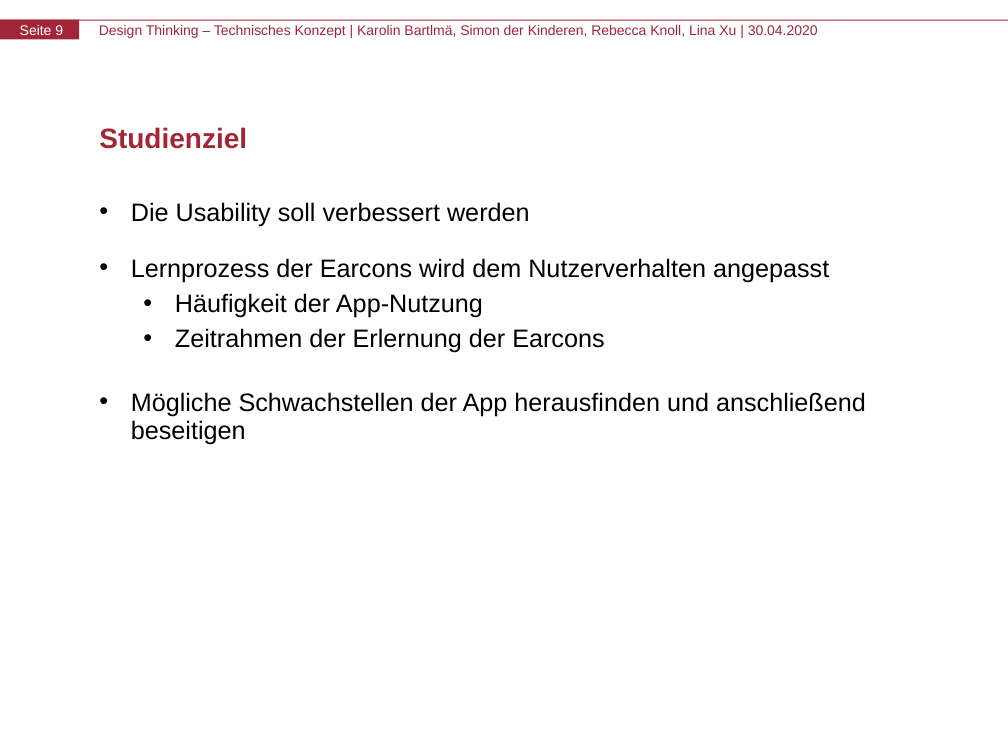
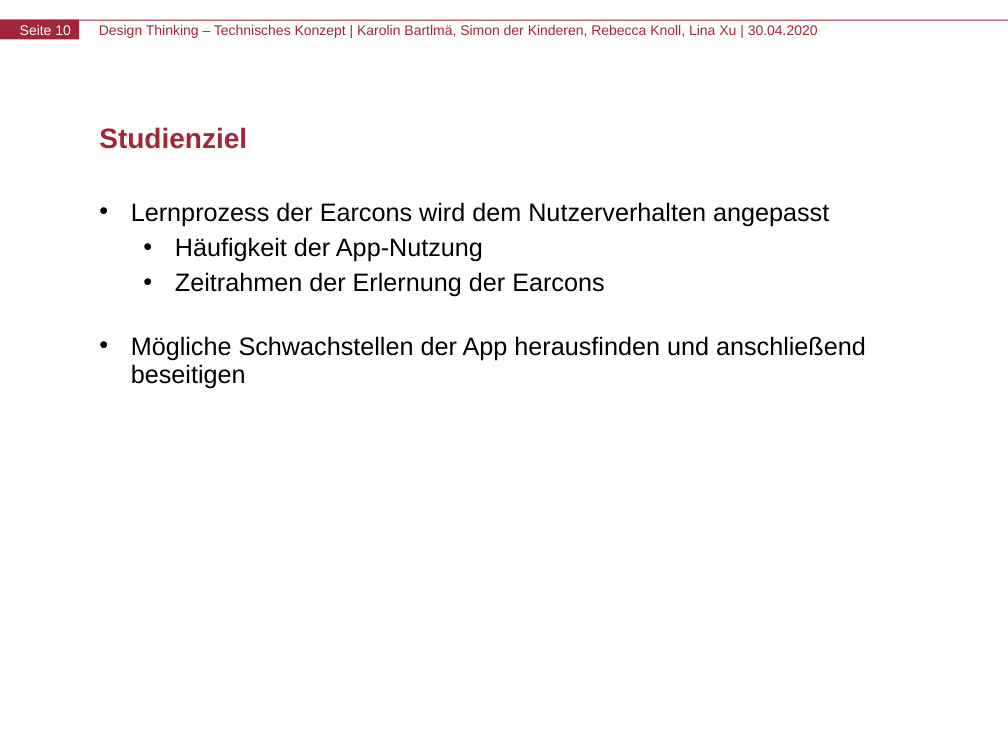
Before and after one commit to aai38/audioMessenger, a slide deck: slide 10 of Präsentation/Zwischenpräsentation_TechnischesKonzept.pptx (slide 9 before the commit). Drawn at 1008x756 pixels with LibreOffice and Linux fonts; fonts in the diff are those of the drawing. Boxes give left, top, right and bottom in pixels: in the first picture for what was removed or moved away, otherwise in the second. Text is boxed around its words. In the diff, an @@ line names an element or a change of style, - is before the commit and + after.

Commit message:
Zwischenpräsentation Text überarbeitet

```diff
--- a/Präsentation/Zwischenpräsentation_TechnischesKonzept.pptx
+++ b/Präsentation/Zwischenpräsentation_TechnischesKonzept.pptx
@@ page number at [20,25,71,35]: text changed @@
-Seite 9
+Seite 10
@@ text at [131,202,530,226]: paragraph removed @@
-• Die Usability soll verbessert werden
```
Also in this commit, not shown: 4 other slides changed, 1 slide added.
